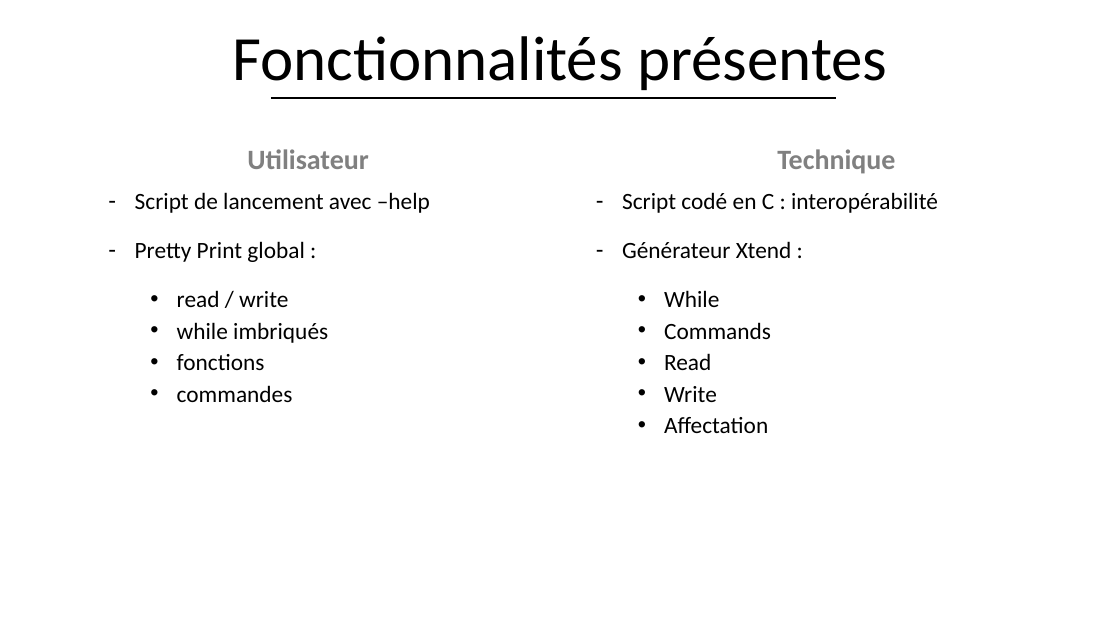
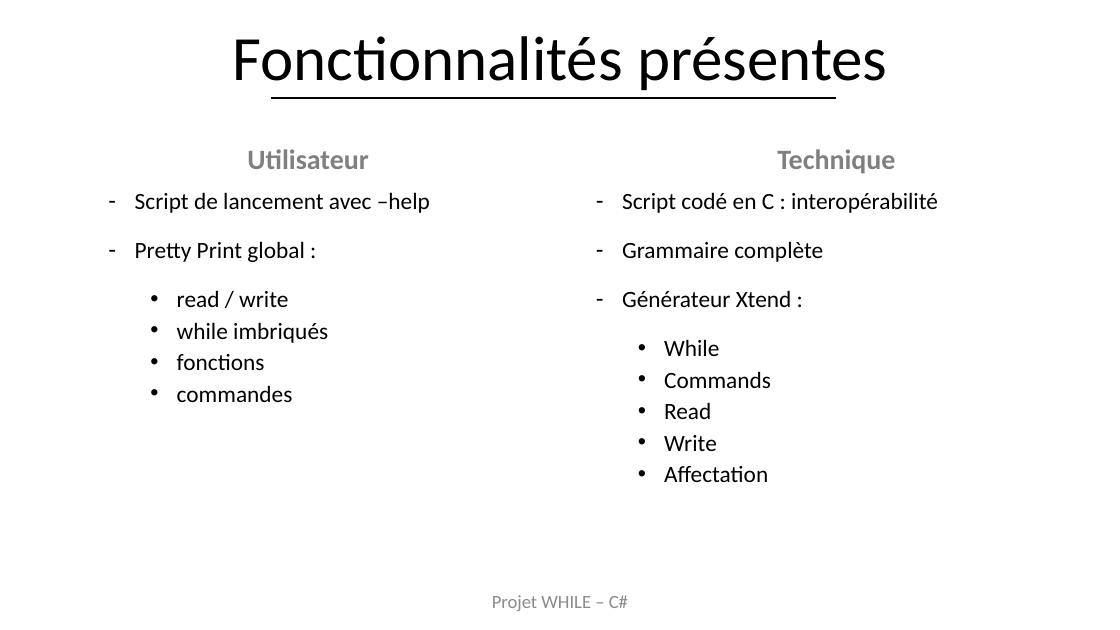
Before and after one commit to Kapcash/Compilation, a slide deck: slide 1 of Documents/Présentation/Presentation 22-11-16.pptx. Drawn at 1120x630 pixels with LibreOffice and Linux fonts; fonts in the diff are those of the drawing; background and template pictures are left out. Boxes give left, top, right and bottom in pixels: in the first picture for what was removed or moved away, otherwise in the second. Text is boxed around its words. In the diff, an @@ line names an element or a change of style, - is before the commit and + after.

```diff
--- a/Documents/Présentation/Presentation 22-11-16.pptx
+++ b/Documents/Présentation/Presentation 22-11-16.pptx
@@ text at <box>622,241,823,262</box>: paragraph added @@
+– Grammaire complète
@@ text added at <box>492,595,628,611</box>, 16 pt, text #8C8C8C @@
+Projet WHILE – C#
```
Also in this commit, not shown: 1 other slide changed, 2 other files.
